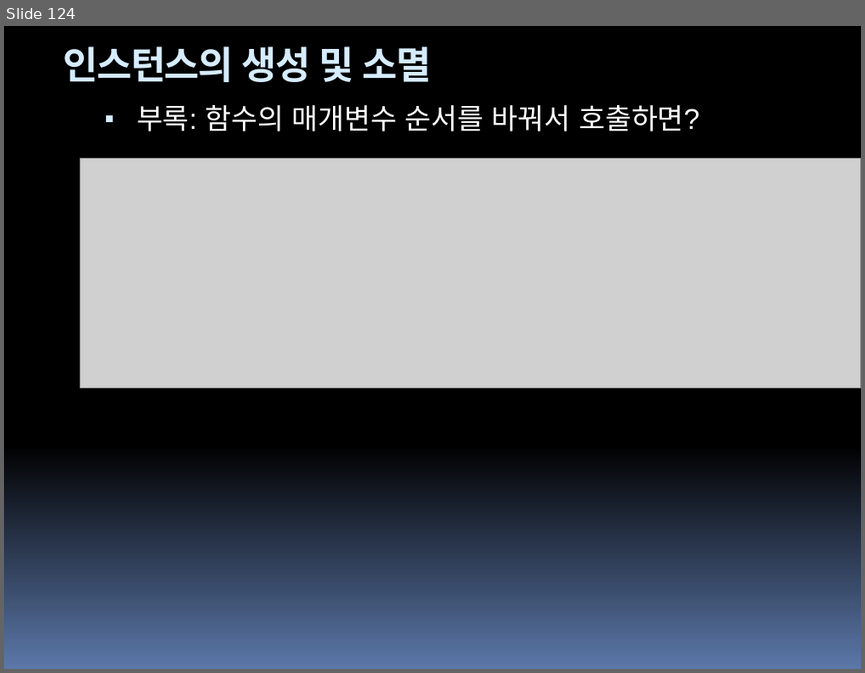
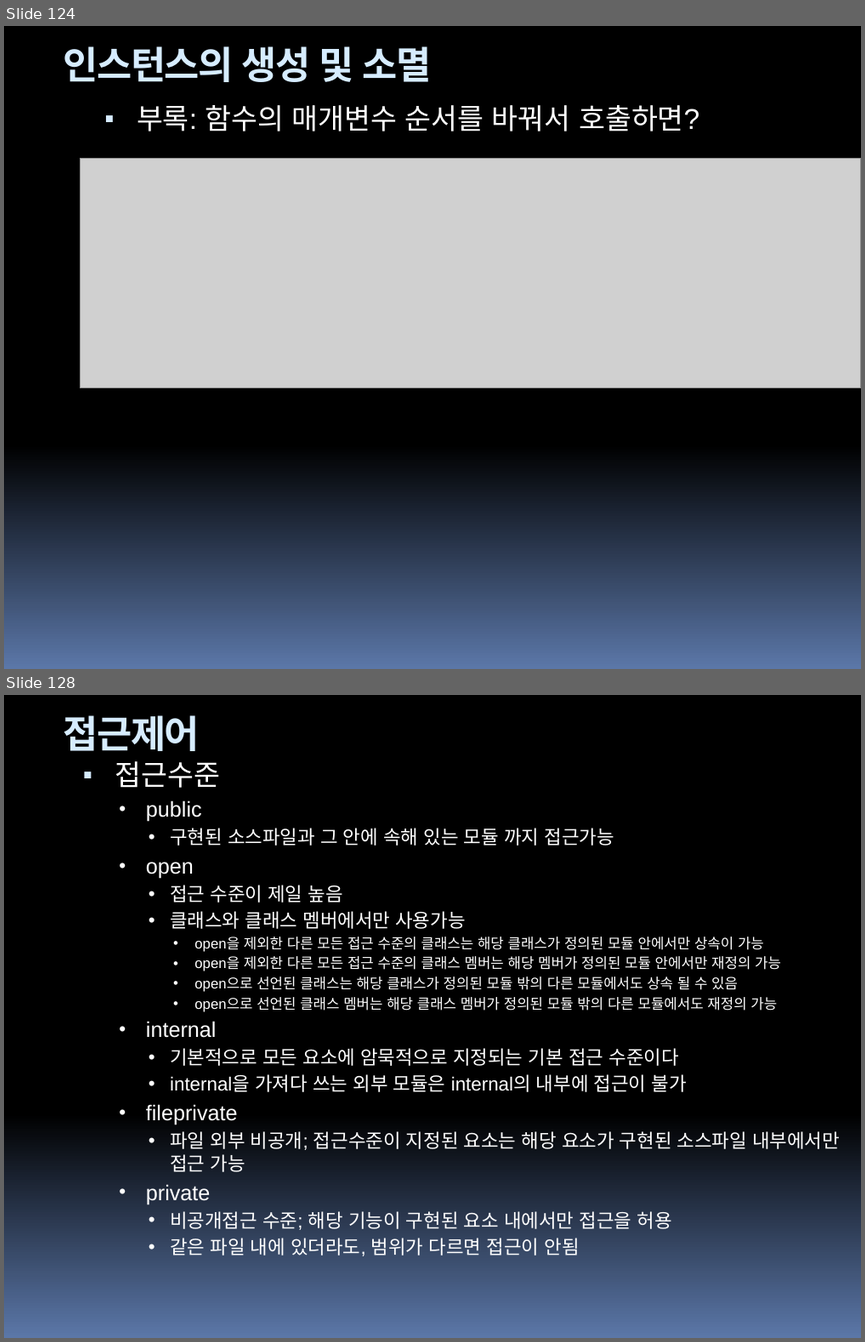
Before and after one commit to hounga13/helloSwift, a slide deck: Swift세미나자료.pptx. Shown one above the other, each under a label of ours: slide 124 before the commit, slides 124 and 128 after it; the slides between them are not shown. The pictures are 865x673 and 865x1342 pixels, drawn with LibreOffice and Linux fonts; fonts in the diff are those of the drawing; grey boxes stand for pictures. Boxes give left, top, right and bottom in pixels: in the first picture for what was removed or moved away, otherwise in the second. Text is boxed around its words. In the diff, an @@ line names an element or a change of style, - is before the commit and + after.

Commit message:
14장 접근제어

```diff
--- a/Swift세미나자료.pptx
+++ b/Swift세미나자료.pptx
@@ slide 128 added at (4,695,861,1338), background gradient #000000 to #5B77A8 @@
@@ text added at (63,715,200,751), 32 pt, text #D6ECFF, bold @@
+접근제어
@@ text added at (115,761,840,1256), 16 pt, text #FFFFFF @@
+▪ 접근수준
+  • public
+    • 구현된 소스파일과 그 안에 속해 있는 모듈 까지 접근가능
+  • open
+    • 접근 수준이 제일 높음
+    • 클래스와 클래스 멤버에서만 사용가능
+      • open을 제외한 다른 모든 접근 수준의 클래스는 해당 클래스가 정의된 모듈 안에서만 상속이 가능
+      • open을 제외한 다른 모든 접근 수준의 클래스 멤버는 해당 멤버가 정의된 모듈 안에서만 재정의 가능
+      • open으로 선언된 클래스는 해당 클래스가 정의된 모듈 밖의 다른 모듈에서도 상속 될 수 있음
+      • open으로 선언된 클래스 멤버는 해당 클래스 멤버가 정의된 모듈 밖의 다른 모듈에서도 재정의 가능
+  • internal
+    • 기본적으로 모든 요소에 암묵적으로 지정되는 기본 접근 수준이다
+    • internal을 가져다 쓰는 외부 모듈은 internal의 내부에 접근이 불가
+  • fileprivate
+    • 파일 외부 비공개; 접근수준이 지정된 요소는 해당 요소가 구현된 소스파일 내부에서만 접근 가능
+  • private
+    • 비공개접근 수준; 해당 기능이 구현된 요소 내에서만 접근을 허용
+    • 같은 파일 내에 있더라도, 범위가 다르면 접근이 안됨
```
Also in this commit, not shown: 6 slides changed, 4 other slides added.
